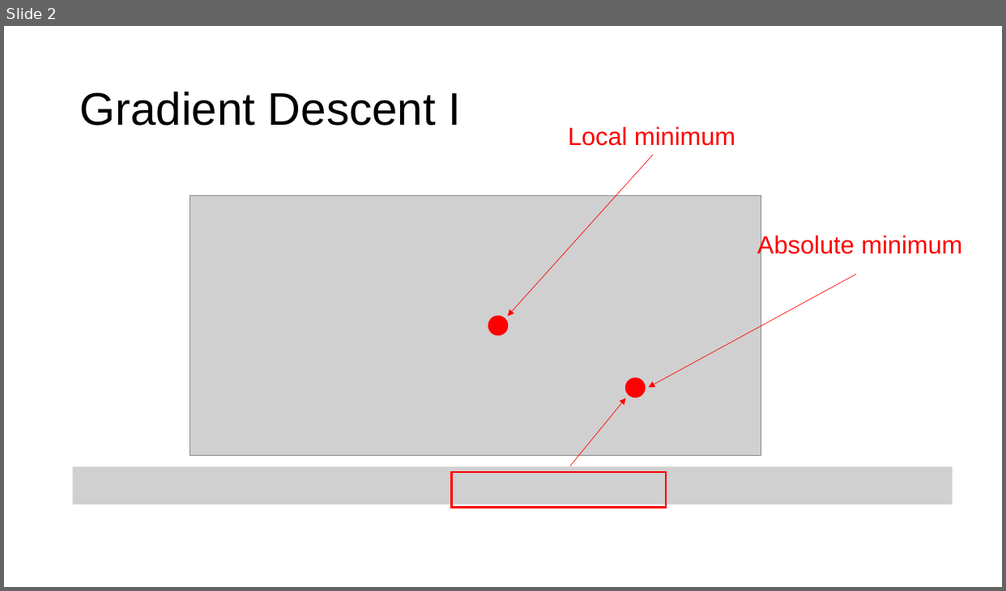
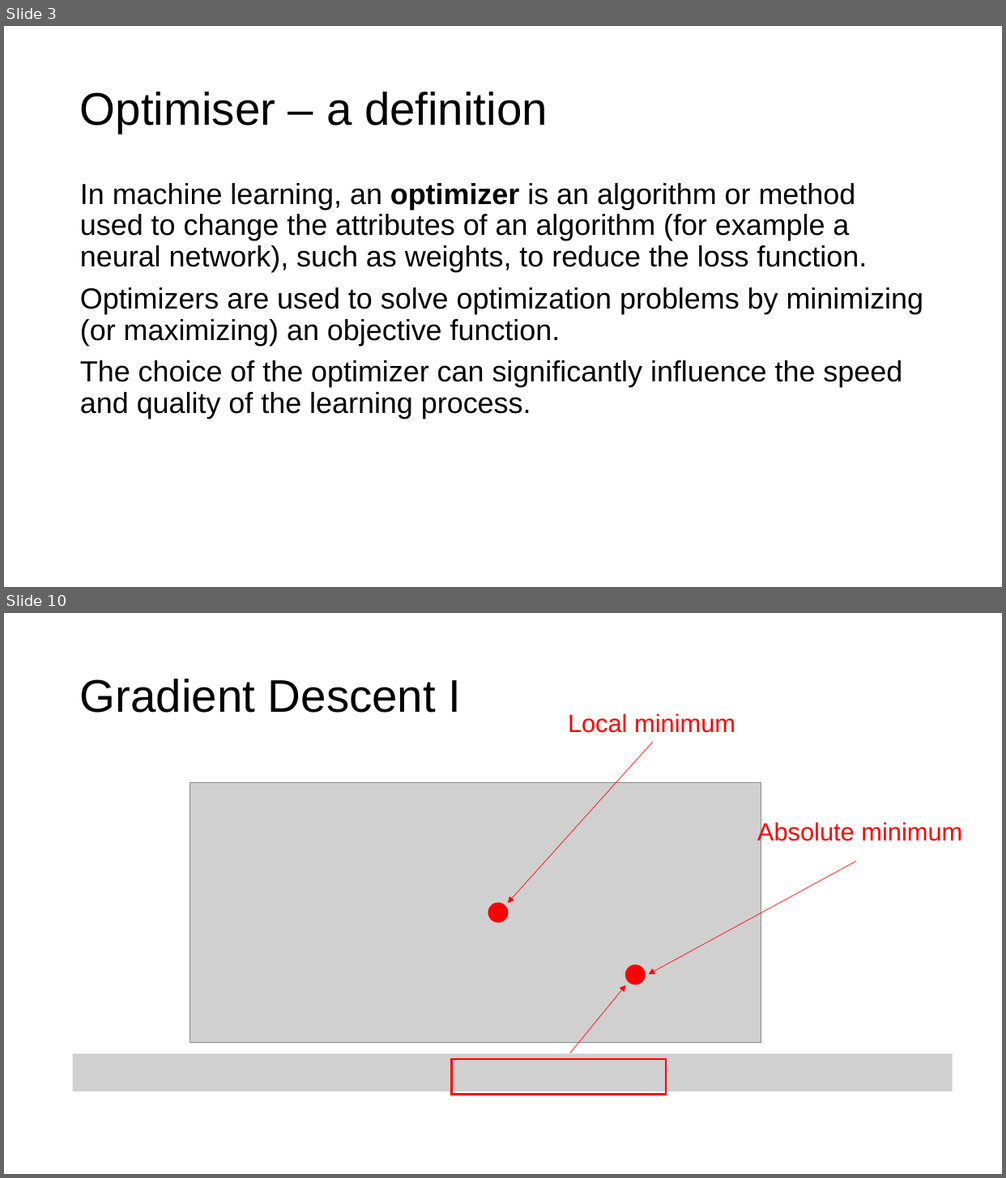
Before and after one commit to toelt-llc/MACHINE-LEARNING-SCHOOL-INAF, a slide deck: DAY1/02 - Calculus and Gradient Descent/Gradient Descent Part I.pptx. Shown one above the other, each under a label of ours: slide 2 before the commit, slides 3 and 10 after it; the slides between them are not shown. The pictures are 1006x591 and 1006x1178 pixels, drawn with LibreOffice and Linux fonts; fonts in the diff are those of the drawing; grey boxes stand for pictures. Boxes give left, top, right and bottom in pixels: in the first picture for what was removed or moved away, otherwise in the second. Text is boxed around its words. In the diff, an @@ line names an element or a change of style, - is before the commit and + after.

Commit message:
Updating hands-on with more information about methods.

```diff
--- a/DAY1/02 - Calculus and Gradient Descent/Gradient Descent Part I.pptx
+++ b/DAY1/02 - Calculus and Gradient Descent/Gradient Descent Part I.pptx
@@ slide 3 added at <box>4,26,1002,587</box>, background #FFFFFF @@
@@ title added at <box>80,92,548,133</box>, 44 pt, text #000000 @@
+Optimiser – a definition
@@ text added at <box>80,183,924,419</box>, 28 pt, text #000000 @@
+In machine learning, an optimizer is an algorithm or method used to change the attributes of an algorithm (for example a neural network), such as weights, to reduce the loss function.
+Optimizers are used to solve optimization problems by minimizing (or maximizing) an objective function.
+The choice of the optimizer can significantly influence the speed and quality of the learning process.
@@ what was slide 2 is now slide 10 @@
```
Also in this commit, not shown: 9 other slides added, 1 slide removed, 3 other files.
